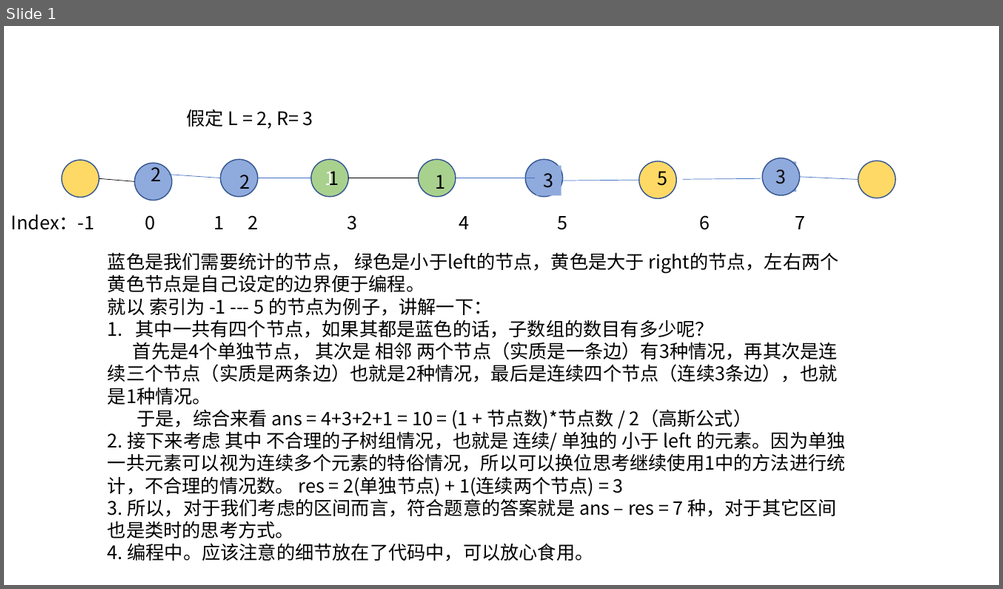
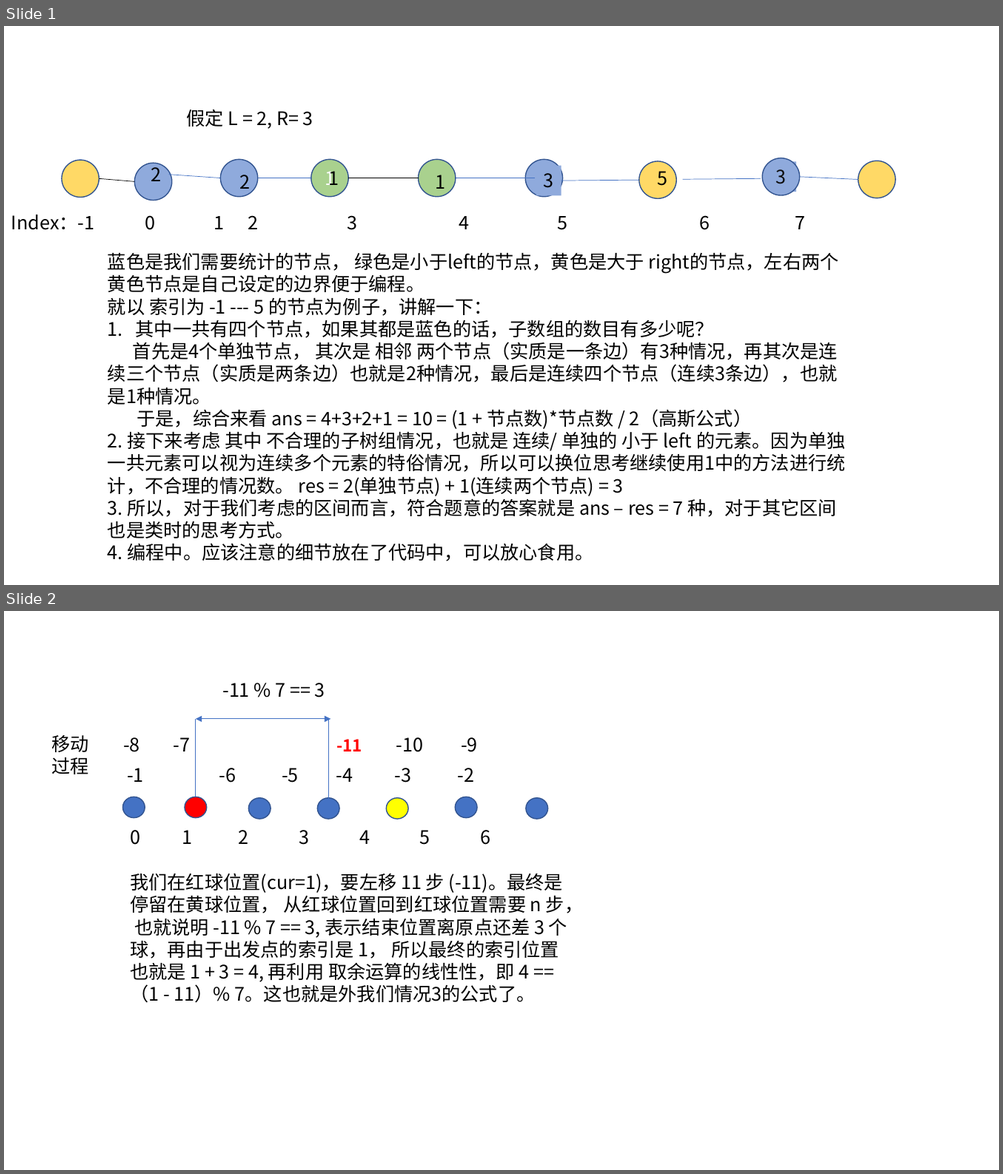
Before and after one commit to qianOU/leetcode, a slide deck: leetcode.pptx. Shown one above the other, each under a label of ours: slide 1 before the commit, slides 1 and 2 after it. The pictures are 1003x589 and 1003x1174 pixels, drawn with LibreOffice and Linux fonts; fonts in the diff are those of the drawing. Boxes give left, top, right and bottom in pixels: in the first picture for what was removed or moved away, otherwise in the second. Text is boxed around its words. In the diff, an @@ line names an element or a change of style, - is before the commit and + after.

```diff
--- a/leetcode.pptx
+++ b/leetcode.pptx
@@ slide 2 added at (4, 611, 999, 1170), background #FFFFFF @@
@@ text added at (222, 683, 325, 698), 18 pt, text #000000 @@
+-11 % 7 == 3
@@ line added from (196, 797) to (196, 719), #4472C4 0.5 pt @@
@@ double arrow added from (196, 719) to (331, 719), #4472C4 0.5 pt @@
@@ line added from (329, 800) to (329, 719), #4472C4 0.5 pt @@
@@ text added at (52, 735, 89, 775), 18 pt, text #000000 @@
+移动过程
@@ text added at (123, 738, 478, 752), 18 pt, text #000000 @@
+-8 -7 -11 -10 -9
@@ text added at (127, 768, 475, 783), 18 pt, text #000000 @@
+-1 -6 -5 -4 -3 -2
@@ ellipse added at (122, 797, 145, 817), fill #4472C4, outline #325491 1 pt @@
@@ ellipse added at (185, 797, 207, 817), fill #FF0000, outline #325491 1 pt @@
@@ ellipse added at (249, 798, 271, 819), fill #4472C4, outline #325491 1 pt @@
@@ ellipse added at (317, 798, 340, 819), fill #4472C4, outline #325491 1 pt @@
@@ ellipse added at (386, 798, 408, 819), fill #FFFF00, outline #325491 1 pt @@
@@ ellipse added at (455, 797, 477, 817), fill #4472C4, outline #325491 1 pt @@
@@ ellipse added at (526, 798, 548, 819), fill #4472C4, outline #325491 1 pt @@
@@ text added at (130, 830, 491, 845), 18 pt, text #000000 @@
+0 1 2 3 4 5 6
@@ text added at (130, 873, 583, 1003), 18 pt, text #000000 @@
+我们在红球位置(cur=1)，要左移 11 步 (-11)。最终是停留在黄球位置， 从红球位置回到红球位置需要 n 步， 也就说明 -11 % 7 == 3, 表示结束位置离原点还差 3 个球，再由于出发点的索引是 1， 所以最终的索引位置也就是 1 + 3 = 4, 再利用 取余运算的线性性，即 4 ==（1 - 11）% 7。这也就是外我们情况3的公式了。
```
Also in this commit, not shown: 33 other files.
